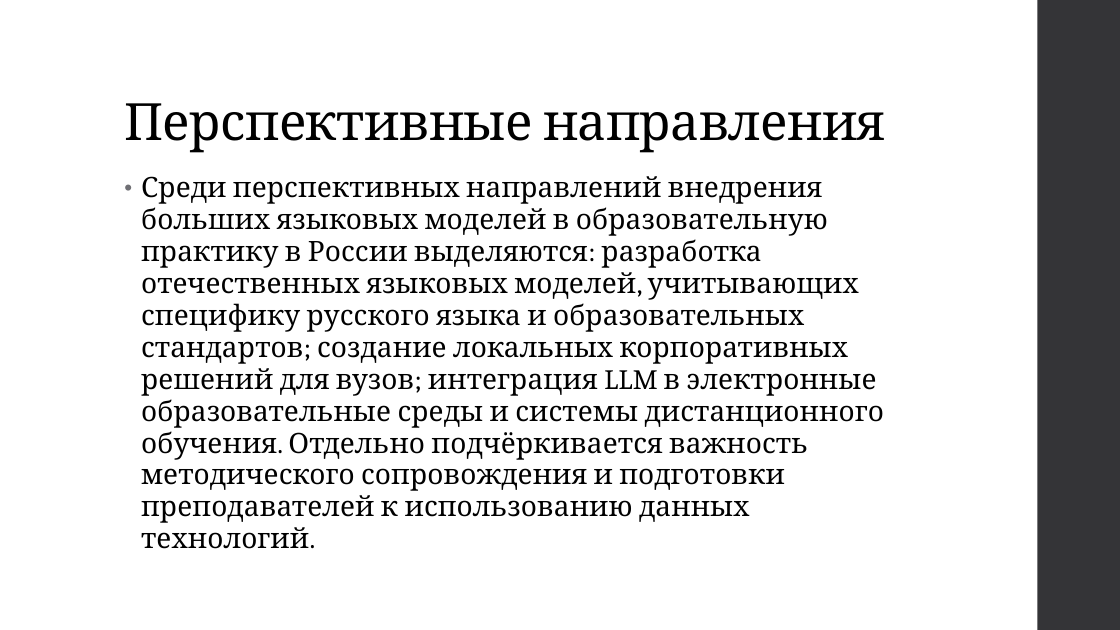
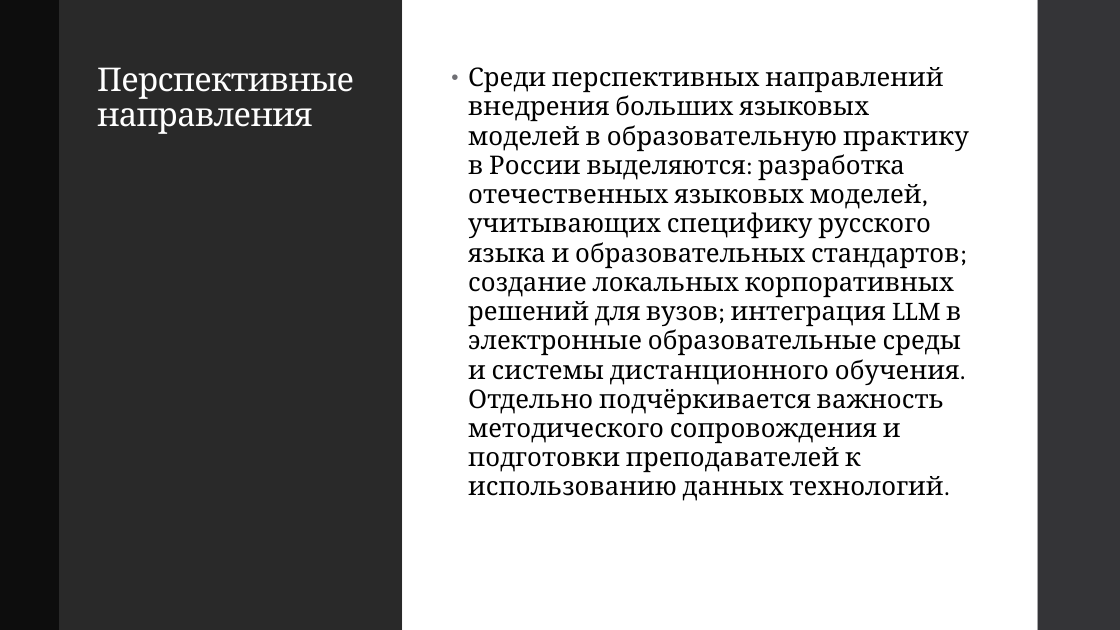
Before and after one commit to AknasMacefg/ITiABD, a slide deck: slide 6 of Курс 3/УНС/ИД23-1_Маслов_АН_УНС.pptx. Drawn at 1120x630 pixels with LibreOffice and Linux fonts; fonts in the diff are those of the drawing. Boxes give left, top, right and bottom in pixels: in the first picture for what was removed or moved away, otherwise in the second. Text is boxed around its words. In the diff, an @@ line names an element or a change of style, - is before the commit and + after.

```diff
--- a/Курс 3/УНС/ИД23-1_Маслов_АН_УНС.pptx
+++ b/Курс 3/УНС/ИД23-1_Маслов_АН_УНС.pptx
@@ rectangle added at bbox=[0, 0, 59, 630], fill #0D0D0D @@
@@ rectangle added at bbox=[59, 0, 402, 630], fill #292929 @@
@@ rectangle added at bbox=[402, 0, 1038, 630], fill #FFFFFF @@
@@ title "Перспективные направления": place and size @@
-title "Перспективные направления" at bbox=[124, 103, 885, 153]
+title "Перспективные направления" at bbox=[97, 67, 354, 134]
@@ title "Перспективные направления" at bbox=[97, 67, 354, 134]: size 44 to 28 pt, text colour #000000 to #FFFFFF; vertical alignment bottom to top @@
@@ text "Среди перспективных направлений внедрения больших ...": place and size @@
-text "Среди перспективных направлений внедрения больших ..." at bbox=[141, 176, 884, 549]
+text "Среди перспективных направлений внедрения больших ..." at bbox=[468, 67, 969, 501]
@@ text "Среди перспективных направлений внедрения больших ..." at bbox=[468, 67, 969, 501]: size 24 to 22 pt @@
```
Also in this commit, not shown: 6 other slides changed.
